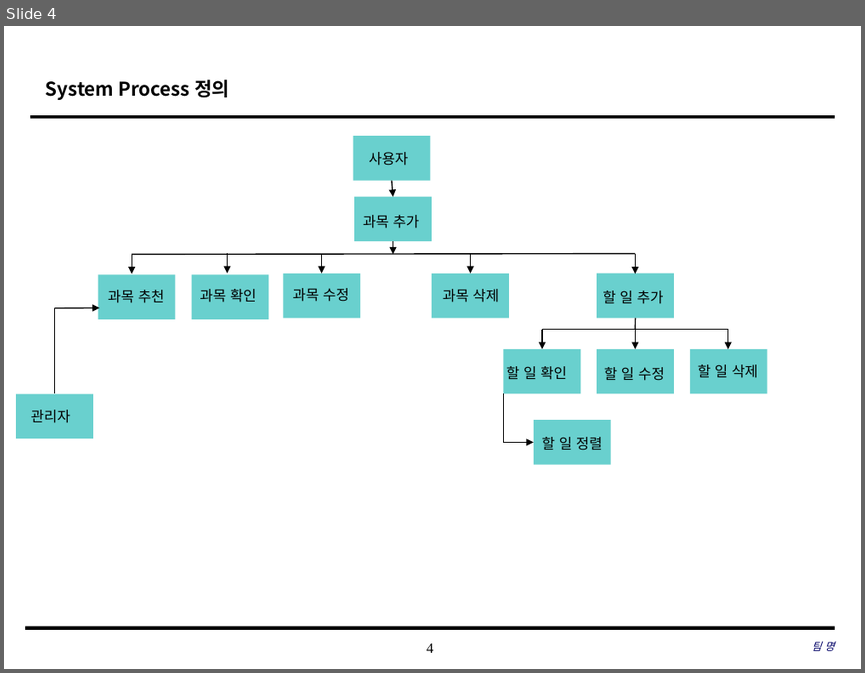
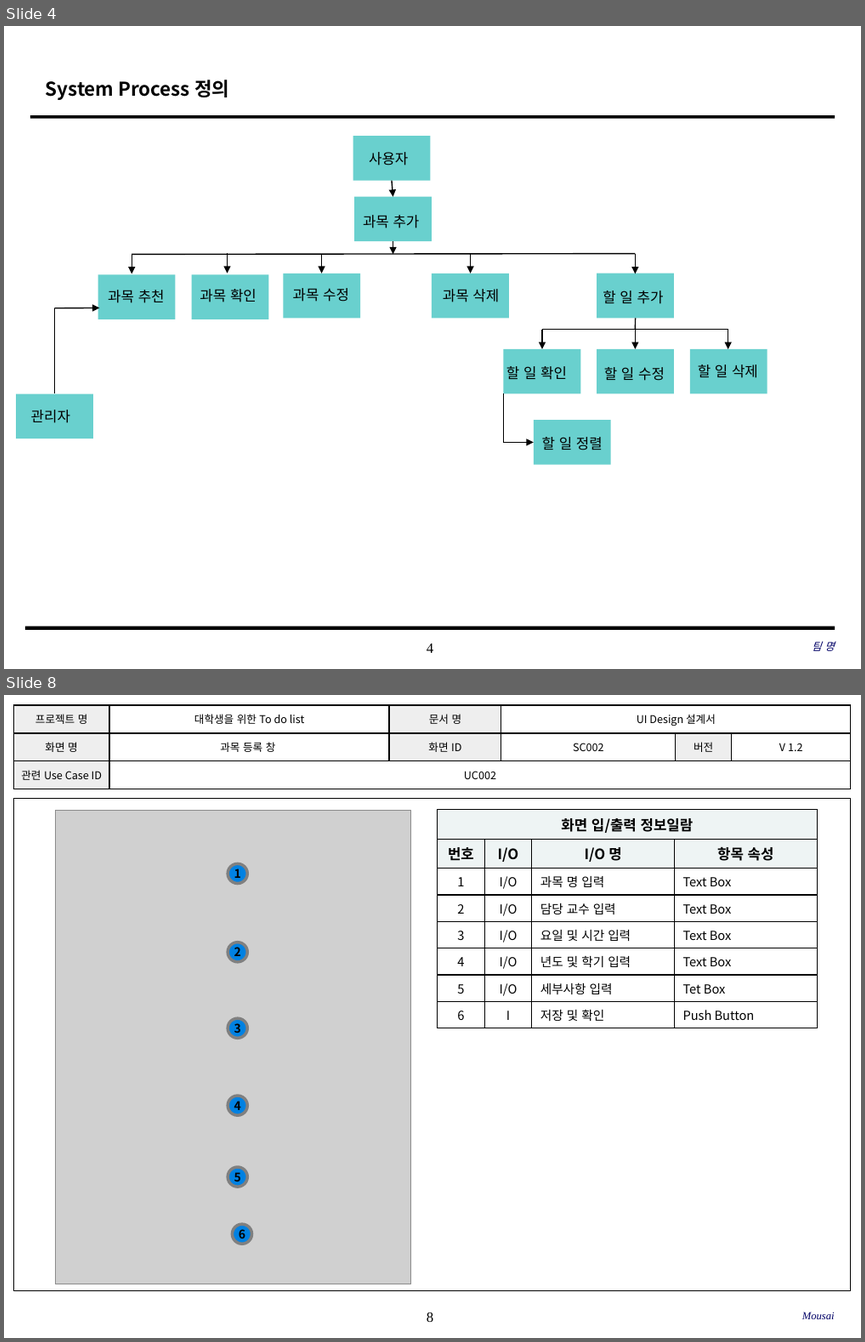
Before and after one commit to SE-admin/SE2017_2_mousai, a slide deck: doc/3_ 설계서/UI Design Template.pptx. Shown one above the other, each under a label of ours: slide 4 before the commit, slides 4 and 8 after it; the slides between them are not shown. The pictures are 865x673 and 865x1342 pixels, drawn with LibreOffice and Linux fonts; fonts in the diff are those of the drawing; grey boxes stand for pictures; background and template pictures are left out. Boxes give left, top, right and bottom in pixels: in the first picture for what was removed or moved away, otherwise in the second. Text is boxed around its words. In the diff, an @@ line names an element or a change of style, - is before the commit and + after.

Commit message:
유아이다이어그램 20170525_01_최소영(확인만함 수정x)

```diff
--- a/doc/3_ 설계서/UI Design Template.pptx
+++ b/doc/3_ 설계서/UI Design Template.pptx
@@ slide 8 added at box(4, 695, 861, 1338), background #FFFFFF; not listed: 1 template element that a slide beside it also shows @@
@@ table added at box(13, 705, 850, 789), 3 rows, 6 columns @@
+프로젝트 명 | 대학생을 위한 To do list | 문서 명 | UI Design 설계서 |  | 
+화면 명 | 과목 등록 창 | 화면 ID | SC002 | 버전 | V 1.2
+관련 Use Case ID | UC002 |  |  |  | 
@@ rectangle added at box(13, 798, 851, 1291), outline #000000 0.75 pt @@
@@ picture added at box(55, 811, 411, 1283) @@
@@ table added at box(438, 810, 817, 1024), 8 rows, 4 columns @@
+화면 입/출력 정보일람 |  |  | 
+번호 | I/O | I/O 명 | 항목 속성
+1 | I/O | 과목 명 입력 | Text Box
+2 | I/O | 담당 교수 입력 | Text Box
+3 | I/O | 요일 및 시간 입력 | Text Box
+4 | I/O | 년도 및 학기 입력 | Text Box
+5 | I/O | 세부사항 입력 | Tet Box
+6 | I | 저장 및 확인 | Push Button
@@ ellipse added at box(228, 864, 247, 884), fill #0081E2, outline #808080 2.5 pt, 10 pt, text #000000, bold @@
+1
@@ ellipse added at box(228, 941, 247, 961), fill #0081E2, outline #808080 2.5 pt, 10 pt, text #000000, bold @@
+2
@@ ellipse added at box(228, 1018, 247, 1038), fill #0081E2, outline #808080 2.5 pt, 10 pt, text #000000, bold @@
+3
@@ ellipse added at box(228, 1095, 247, 1115), fill #0081E2, outline #808080 2.5 pt, 10 pt, text #000000, bold @@
+4
@@ ellipse added at box(228, 1167, 247, 1187), fill #0081E2, outline #808080 2.5 pt, 10 pt, text #000000, bold @@
+5
@@ ellipse added at box(232, 1224, 251, 1243), fill #0081E2, outline #808080 2.5 pt, 10 pt, text #000000, bold @@
+6
@@ text added at box(802, 1311, 834, 1319), 9 pt, text #000066, italic @@
+Mousai
```
Also in this commit, not shown: 4 slides changed, 13 other slides added.
